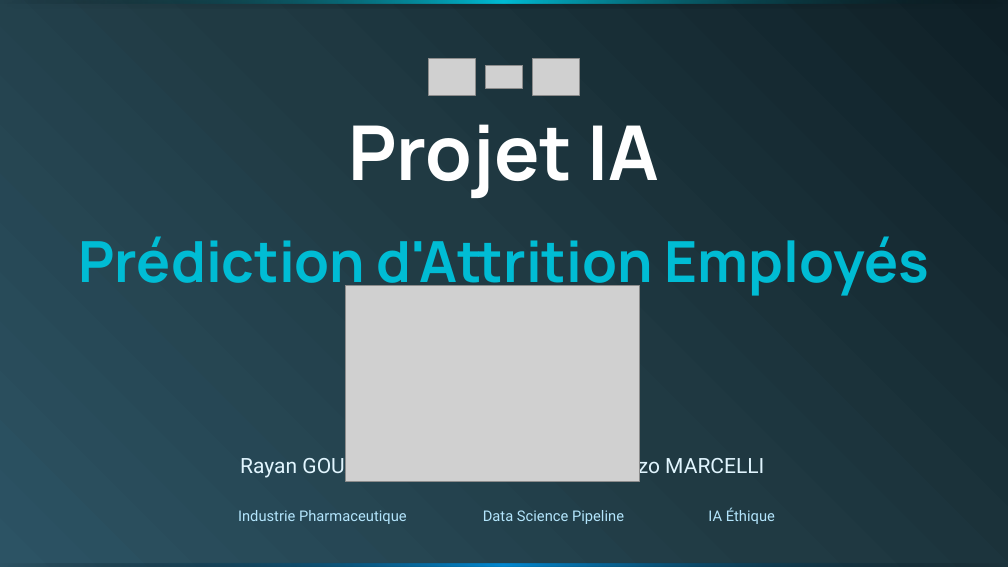
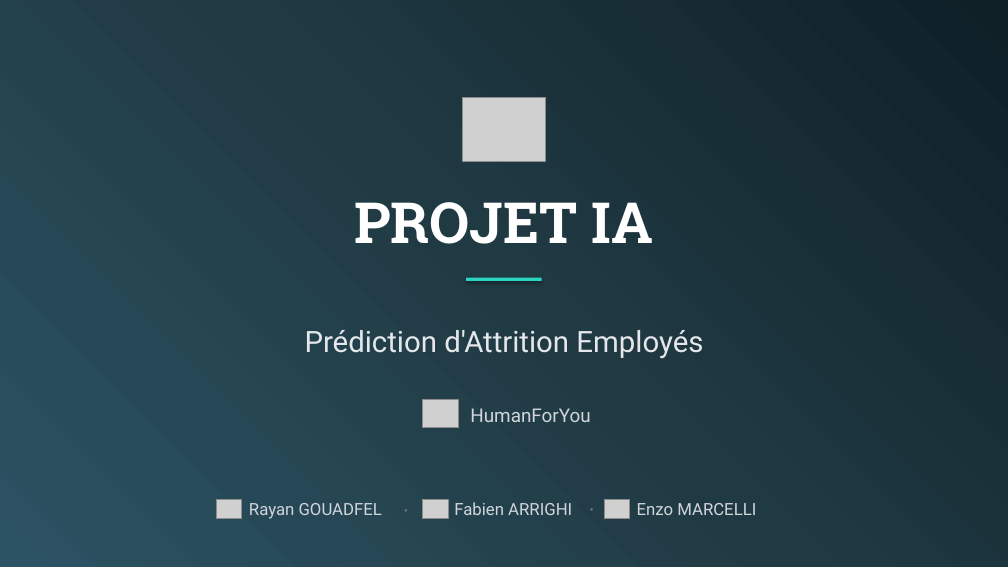
Before and after one commit to AirG213/humanforyou-attrition-ml, a slide deck: slide 1 of reports/presentation/humanforyou-attrition.pptx. Drawn at 1008x567 pixels with LibreOffice and Linux fonts; fonts in the diff are those of the drawing; grey boxes stand for pictures; background and template pictures are left out. Boxes give left, top, right and bottom in pixels: in the first picture for what was removed or moved away, otherwise in the second. Text is boxed around its words. In the diff, an @@ line names an element or a change of style, - is before the commit and + after.

Commit message:
feat(presentation): ajout d'une présentation PowerPoint pour le projet HumanForYou

```diff
--- a/reports/presentation/humanforyou-attrition.pptx
+++ b/reports/presentation/humanforyou-attrition.pptx
@@ rectangle removed at box(0, 0, 1008, 3) @@
@@ picture removed at box(429, 59, 476, 95) @@
@@ picture removed at box(532, 59, 579, 95) @@
@@ picture removed at box(485, 66, 523, 88) @@
@@ picture added at box(462, 98, 546, 161) @@
@@ text at box(354, 202, 654, 244): text changed; size 72 to 54 pt; font Manrope to Roboto Slab @@
-Projet IA
+PROJET IA
@@ picture removed at box(346, 286, 640, 482) @@
@@ rectangle added at box(467, 278, 542, 281), fill #2DD4BF @@
@@ text "Prédiction d'Attrition Employés": place and size @@
-text "Prédiction d'Attrition Employés" at box(78, 236, 929, 297)
+text "Prédiction d'Attrition Employés" at box(305, 330, 703, 359)
@@ text "Prédiction d'Attrition Employés" at box(305, 330, 703, 359): size 54 to 28 pt, font Manrope to Roboto, text colour #00BCD4 to #E5E7EB, bold off; line spacing 39pt to 31.2pt; more space between paragraphs @@
@@ rectangle removed at box(403, 306, 605, 309) @@
@@ picture added at box(423, 400, 459, 428) @@
@@ text added at box(470, 408, 591, 422), 18 pt, text #D1D5DB @@
+HumanForYou
@@ picture added at box(216, 500, 242, 519) @@
@@ size 20 to 16 pt, text colour #E1F5FE to #D1D5DB; line spacing 18.2pt to 17.6pt in 3 elements at box(454, 502, 572, 515), box(637, 503, 756, 515), box(249, 503, 382, 519) @@
@@ text "Rayan GOUADFEL": place and size @@
-text "Rayan GOUADFEL" at box(240, 454, 407, 480)
+text "Rayan GOUADFEL" at box(249, 503, 382, 519)
@@ text "•" at box(398, 498, 414, 523): size 20 to 12 pt, text colour #00BCD4 to #6B7280; line spacing 18.2pt to 15.6pt @@
@@ text "•": place and size @@
-text "•" at box(410, 454, 430, 483)
+text "•" at box(398, 498, 414, 523)
@@ picture added at box(423, 500, 448, 519) @@
@@ text "Fabien ARRIGHI": place and size @@
-text "Fabien ARRIGHI" at box(430, 454, 591, 483)
+text "Fabien ARRIGHI" at box(454, 502, 572, 515)
@@ text "•": place and size @@
-text "•" at box(590, 454, 609, 483)
+text "•" at box(584, 497, 600, 522)
@@ text "•" at box(584, 497, 600, 522): size 20 to 12 pt, text colour #00BCD4 to #6B7280; line spacing 18.2pt to 15.6pt @@
@@ picture added at box(604, 500, 630, 519) @@
@@ text "Enzo MARCELLI": place and size @@
-text "Enzo MARCELLI" at box(614, 454, 764, 480)
+text "Enzo MARCELLI" at box(637, 503, 756, 515)
@@ text removed at box(708, 507, 775, 524) @@
-IA Éthique
@@ text removed at box(238, 510, 407, 524) @@
-Industrie Pharmaceutique
@@ text removed at box(483, 510, 624, 524) @@
-Data Science Pipeline
@@ rectangle removed at box(0, 564, 1008, 567) @@
```
Also in this commit, not shown: 3 other slides changed, 35 slides added, 8 slides removed, 1 other file.
